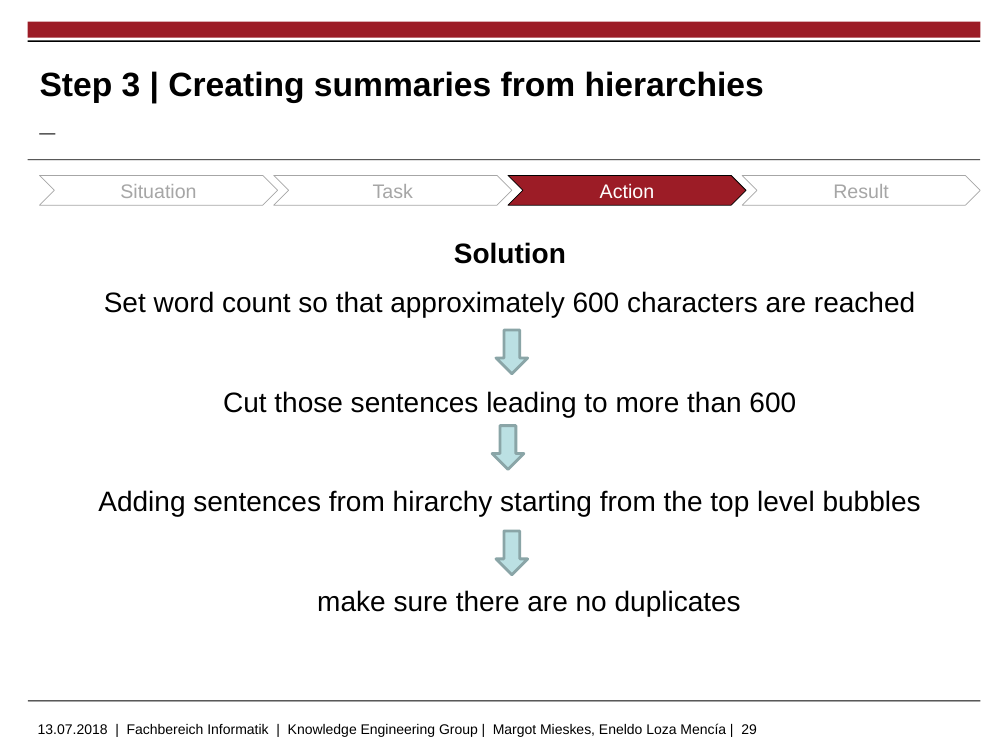
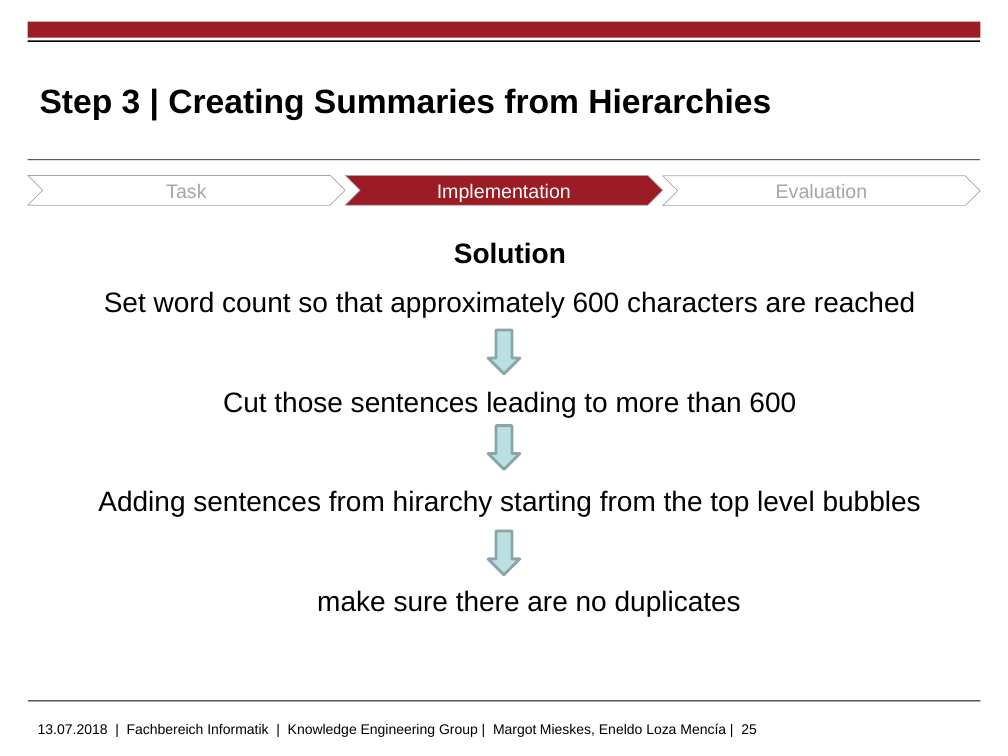
Before and after one commit to markushoehn/Auto_TextSum, a slide deck: slide 25 of presentation/20180713 Gruppe 5 - final.pptx (slide 29 before the commit). Drawn at 1008x756 pixels with LibreOffice and Linux fonts; fonts in the diff are those of the drawing; background and template pictures are left out. Boxes give left, top, right and bottom in pixels: in the first picture for what was removed or moved away, otherwise in the second. Text is boxed around its words. In the diff, an @@ line names an element or a change of style, - is before the commit and + after.

```diff
--- a/presentation/20180713 Gruppe 5 - final.pptx
+++ b/presentation/20180713 Gruppe 5 - final.pptx
@@ title at (40, 88, 771, 120): text changed @@
-Step 3 | Creating summaries from hierarchies
-_
+Step 3 | Creating Summaries from Hierarchies
@@ chevron "Task": place and size @@
-chevron "Task" at (274, 175, 512, 206)
+chevron "Task" at (28, 175, 346, 206)
@@ chevron removed at (39, 175, 277, 206) @@
-Situation
@@ chevron added at (346, 175, 663, 206), fill #9C1C26, outline #A6A6A6 0.5 pt, 14 pt, text #FFFFFF @@
+Implementation
@@ chevron removed at (508, 175, 746, 206) @@
-Action
@@ chevron added at (663, 175, 981, 206), fill #FFFFFF, outline #A6A6A6 0.5 pt, 14 pt, text #A6A6A6 @@
+Evaluation
@@ chevron removed at (742, 175, 980, 206) @@
-Result
@@ right arrow: place and size @@
-right arrow at (496, 330, 527, 373)
+right arrow at (488, 330, 519, 373)
@@ right arrow: place and size @@
-right arrow at (492, 425, 523, 469)
+right arrow at (488, 425, 519, 469)
@@ right arrow: place and size @@
-right arrow at (496, 531, 527, 575)
+right arrow at (488, 531, 519, 575)
@@ text at (38, 723, 757, 737): text changed @@
-13.07.2018 | Fachbereich Informatik | Knowledge Engineering Group | Margot Mieskes, Eneldo Loza Mencía | 29
+13.07.2018 | Fachbereich Informatik | Knowledge Engineering Group | Margot Mieskes, Eneldo Loza Mencía | 25
```
Also in this commit, not shown: 29 other slides changed, 4 slides added, 10 slides removed, 11 other files.
